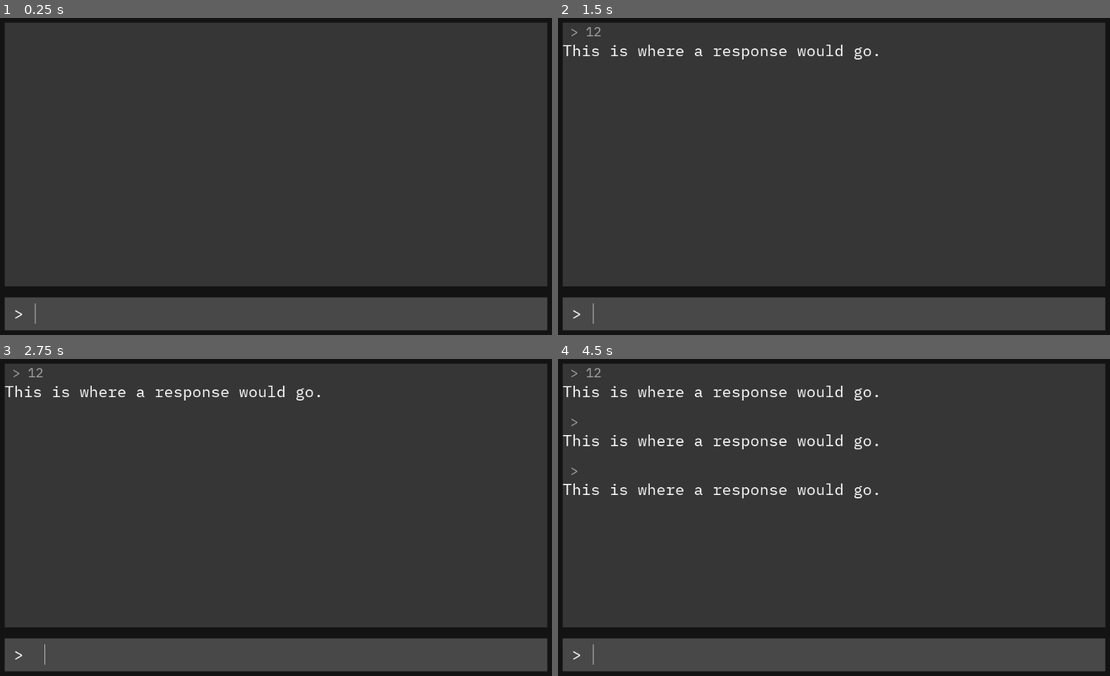
Above: before the commit, frames 1-4 (two rows, left to right).
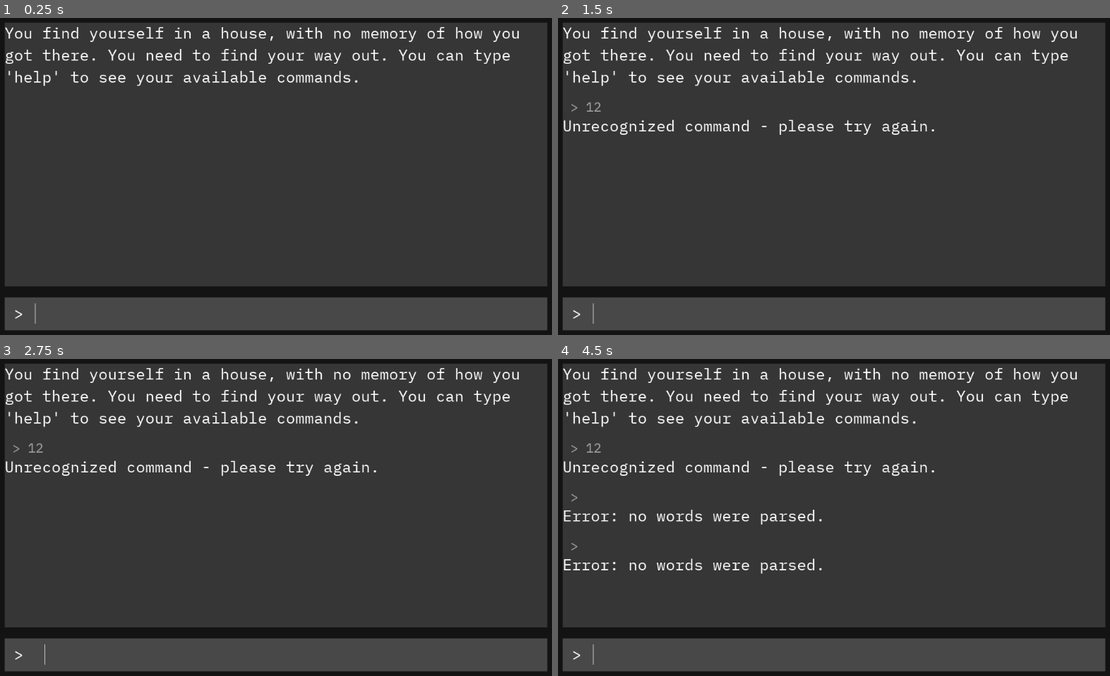
Above: after the commit, the same moments.

Repository: josephmbustamante/godot-text-adventure-tutorial
Game: Godot game, scene res://Game.tscn
Same seed, same stepped clock (60 frames per second), same inputs: the game is played once before the commit and once after it.
Inputs (mouse positions are in pixels of both pictures, inside the frame that each line leads up to):
- Up to frame 1 (0.25 s): no input
- Up to frame 2 (1.5 s): click (850, 312) at 0.52 s; type "12" at 0.6 s; tap Enter at 1.25 s
- Up to frame 3 (2.75 s): tap Space at 2 s
- Up to frame 4 (4.5 s): tap Enter at 2.75, 4.25 s; tap Space at 3.5 s

The runs differ from the first frame. In frame 1, 2.5% of the frame differs, in the area x 0-94%, y 2-22%; in frame 2, 3.8%; in frame 3, 3.8%; in frame 4, 6.0%, in the area x 0-94%, y 2-68%.

Commit message:
Add command processor that recognizes go and help commands, as well as intro text upon game start (part #6)

Diff:
--- /dev/null
+++ b/CommandProcessor.gd
@@ -0,0 +1,31 @@
+extends Node
+
+
+func process_command(input: String) -> String:
+	var words = input.split(" ", false)
+	if words.size() == 0:
+		return "Error: no words were parsed."
+
+	var first_word = words[0].to_lower()
+	var second_word = ""
+	if words.size() > 1:
+		second_word = words[1].to_lower()
+
+	match first_word:
+		"go":
+			return go(second_word)
+		"help":
+			return help()
+		_:
+			return "Unrecognized command - please try again."
+
+
+func go(second_word: String) -> String:
+	if second_word == "":
+		return "Go where?"
+
+	return "You go %s" % second_word
+
+
+func help() -> String:
+	return "You can use these commands: go [location], help"
--- a/Game.gd
+++ b/Game.gd
@@ -1,12 +1,14 @@
 extends Control
 
 
+const Response = preload("res://Response.tscn")
 const InputResponse = preload("res://InputResponse.tscn")
 
 export (int) var max_lines_remembered := 30
 
 var max_scroll_length := 0
 
+onready var command_processor = $CommandProcessor
 onready var history_rows = $Background/MarginContainer/Rows/GameInfo/Scroll/HistoryRows
 onready var scroll = $Background/MarginContainer/Rows/GameInfo/Scroll
 onready var scrollbar = scroll.get_v_scrollbar()
@@ -15,6 +17,9 @@
 func _ready() -> void:
 	scrollbar.connect("changed", self, "handle_scrollbar_changed")
 	max_scroll_length = scrollbar.max_value
+	var starting_message = Response.instance()
+	starting_message.text = "You find yourself in a house, with no memory of how you got there. You need to find your way out. You can type 'help' to see your available commands."
+	add_response_to_game(starting_message)
 
 
 func handle_scrollbar_changed():
@@ -28,9 +33,17 @@
 		return
 
 	var input_response = InputResponse.instance()
-	input_response.set_text(new_text, "This is where a response would go.")
-	history_rows.add_child(input_response)
+	var response = command_processor.process_command(new_text)
+	input_response.set_text(new_text, response)
+	add_response_to_game(input_response)
 
+
+func add_response_to_game(response: Control):
+	history_rows.add_child(response)
+	delete_history_beyond_limit()
+
+
+func delete_history_beyond_limit():
 	if history_rows.get_child_count() > max_lines_remembered:
 		var rows_to_forget = history_rows.get_child_count() - max_lines_remembered
 		for i in range(rows_to_forget):
--- a/Game.tscn
+++ b/Game.tscn
@@ -1,8 +1,9 @@
-[gd_scene load_steps=9 format=2]
+[gd_scene load_steps=10 format=2]
 
 [ext_resource path="res://Input.gd" type="Script" id=1]
 [ext_resource path="res://fonts/plex_mono_28.tres" type="DynamicFont" id=2]
 [ext_resource path="res://Game.gd" type="Script" id=3]
+[ext_resource path="res://CommandProcessor.gd" type="Script" id=4]
 
 [sub_resource type="StyleBoxFlat" id=1]
 bg_color = Color( 0.0784314, 0.0784314, 0.0784314, 1 )
@@ -13,9 +14,9 @@
 [sub_resource type="StyleBoxFlat" id=3]
 bg_color = Color( 0.286275, 0.286275, 0.286275, 1 )
 
+[sub_resource type="StyleBoxEmpty" id=4]
+
 [sub_resource type="StyleBoxEmpty" id=5]
-
-[sub_resource type="StyleBoxEmpty" id=4]
 
 [node name="Game" type="Control"]
 anchor_right = 1.0
@@ -24,6 +25,9 @@
 __meta__ = {
 "_edit_use_anchors_": false
 }
+
+[node name="CommandProcessor" type="Node" parent="."]
+script = ExtResource( 4 )
 
 [node name="Background" type="PanelContainer" parent="."]
 anchor_right = 1.0
@@ -60,6 +64,10 @@
 scroll_horizontal_enabled = false
 
 [node name="HistoryRows" type="VBoxContainer" parent="Background/MarginContainer/Rows/GameInfo/Scroll"]
+margin_right = 984.0
+margin_bottom = 480.0
+size_flags_horizontal = 3
+size_flags_vertical = 3
 custom_constants/separation = 20
 
 [node name="InputArea" type="PanelContainer" parent="Background/MarginContainer/Rows"]
--- /dev/null
+++ b/InputHistory.tscn
@@ -0,0 +1,14 @@
+[gd_scene load_steps=2 format=2]
+
+[ext_resource path="res://fonts/plex_mono_24.tres" type="DynamicFont" id=1]
+
+[node name="InputHistory" type="Label"]
+margin_right = 984.0
+margin_bottom = 32.0
+custom_fonts/font = ExtResource( 1 )
+custom_colors/font_color = Color( 0.631373, 0.631373, 0.631373, 1 )
+text = " > This is what the user typed"
+autowrap = true
+__meta__ = {
+"_edit_use_anchors_": false
+}
--- a/InputResponse.tscn
+++ b/InputResponse.tscn
@@ -1,7 +1,7 @@
 [gd_scene load_steps=4 format=2]
 
-[ext_resource path="res://fonts/plex_mono_24.tres" type="DynamicFont" id=1]
-[ext_resource path="res://fonts/plex_mono_28.tres" type="DynamicFont" id=2]
+[ext_resource path="res://InputHistory.tscn" type="PackedScene" id=1]
+[ext_resource path="res://Response.tscn" type="PackedScene" id=2]
 [ext_resource path="res://InputResponse.gd" type="Script" id=3]
 
 [node name="InputResponse" type="VBoxContainer"]
@@ -13,16 +13,6 @@
 "_edit_use_anchors_": false
 }
 
-[node name="InputHistory" type="Label" parent="."]
-margin_right = 984.0
-margin_bottom = 32.0
-custom_fonts/font = ExtResource( 1 )
-custom_colors/font_color = Color( 0.631373, 0.631373, 0.631373, 1 )
-text = " > This is what the user typed"
+[node name="InputHistory" parent="." instance=ExtResource( 1 )]
 
-[node name="Response" type="Label" parent="."]
-margin_top = 32.0
-margin_right = 984.0
-margin_bottom = 69.0
-custom_fonts/font = ExtResource( 2 )
-text = "This is what the game will give back"
+[node name="Response" parent="." instance=ExtResource( 2 )]
--- /dev/null
+++ b/Response.tscn
@@ -0,0 +1,14 @@
+[gd_scene load_steps=2 format=2]
+
+[ext_resource path="res://fonts/plex_mono_28.tres" type="DynamicFont" id=1]
+
+[node name="Response" type="Label"]
+margin_top = 32.0
+margin_right = 984.0
+margin_bottom = 69.0
+custom_fonts/font = ExtResource( 1 )
+text = "This is what the game will give back"
+autowrap = true
+__meta__ = {
+"_edit_use_anchors_": false
+}
Not shown: 1 places in Game.tscn that only renumber resources
